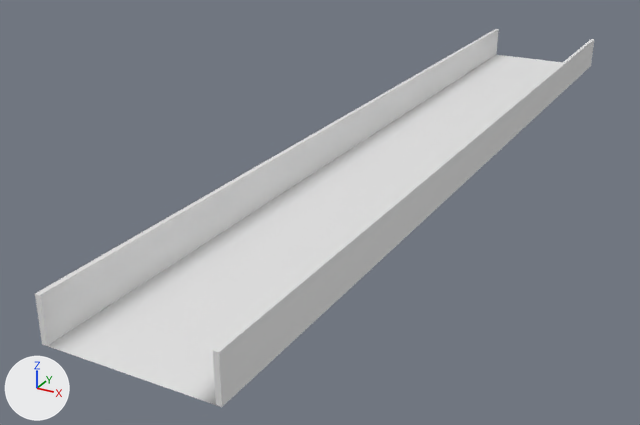
The OBJ model Resources/Meshes/Ground_Node_Pavement_LOD.obj as it was, and as the next commit left it.
Rendered twice from a 50 mm camera at (23.1, -56.6, 22.0) aimed at (-5.1, -5.3, -3.6). The axes (+X, +Y, +Z) are drawn at lower left. The lights are the same throughout. Where no turn or scale is listed for an object, it has been applied to the vertices.

In view in the first picture: 'Ground_Node_Pavement_LOD'.
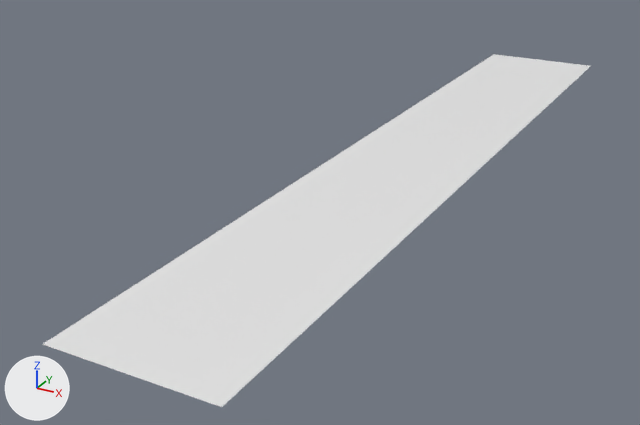
Boxes (x1, y1, x2, y2) around the edits, measured in the pictures (640 x 425 px):
'Ground_Node_Pavement_LOD', reshaped (7% shorter): before (35, 29, 594, 407); after (43, 54, 590, 407)
part 1 of me_ground_node_pavement_lod, deleted: before (35, 29, 594, 407)

The change, as a list of edits to the scene's bpy script:
```text
Change me_ground_node_pavement_lod:
    used by ob_ground_node_pavement_lod; location = (0.0, 0.0, 0.0)
    remove me_ground_node_pavement_lod.from_pydata(...)  # 33 vertices, 48 faces; spans x -5.0..5.0, y -32.0..32.0, z 0.0..2.7
    add me_ground_node_pavement_lod.from_pydata(...)  # 15 vertices, 16 faces; spans x -5.0..5.0, y -32.0..32.0, z 0.0..0.1
    me_ground_node_pavement_lod part 1
    18 vertices are removed from x -5.0..5.0, y -32.0..32.0, z 0.0..2.7
    32 faces are deleted
```
